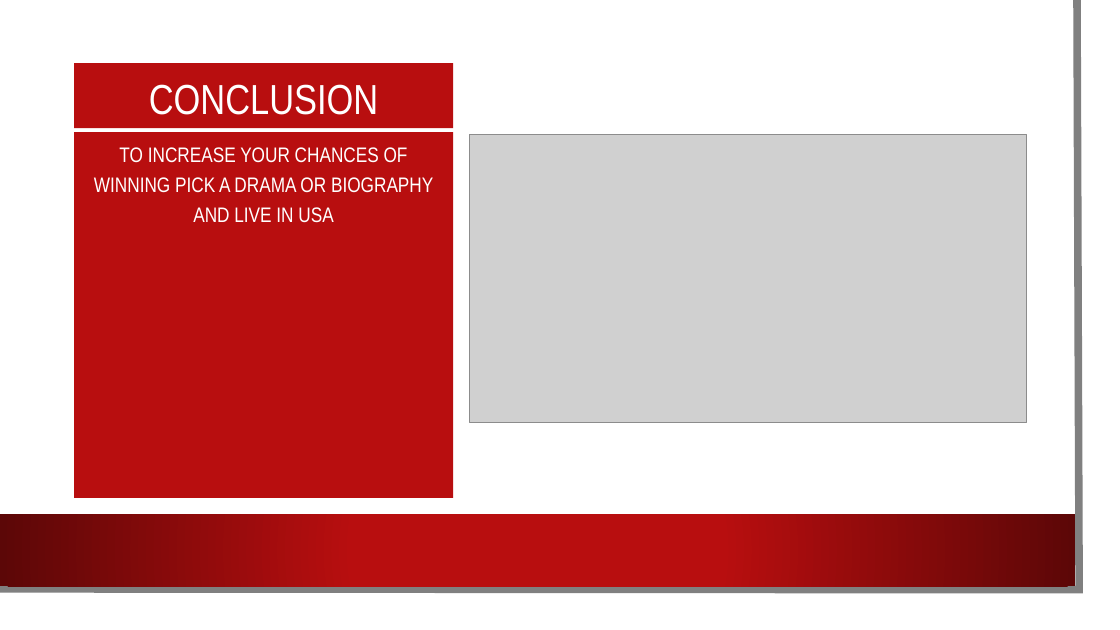
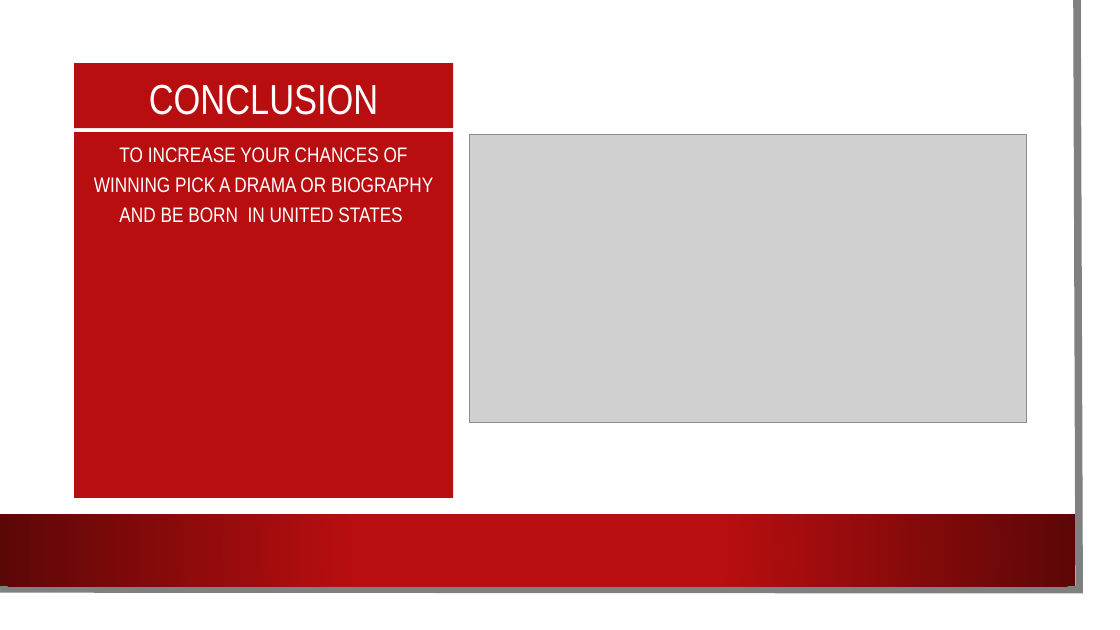
Before and after one commit to KLoretto/Project-two, a slide deck: slide 7 of Oscar Winners.pptx. Drawn at 1120x630 pixels with LibreOffice and Linux fonts; fonts in the diff are those of the drawing; grey boxes stand for pictures; background and template pictures are left out. Boxes give left, top, right and bottom in pixels: in the first picture for what was removed or moved away, otherwise in the second. Text is boxed around its words. In the diff, an @@ line names an element or a change of style, - is before the commit and + after.

Commit message:
Powerpoint

```diff
--- a/Oscar Winners.pptx
+++ b/Oscar Winners.pptx
@@ text at (x1=94, y1=147, x2=433, y2=223): text changed @@
-TO INCREASE YOUR CHANCES OF WINNING PICK A DRAMA OR BIOGRAPHY AND LIVE IN USA
+TO INCREASE YOUR CHANCES OF WINNING PICK A DRAMA OR BIOGRAPHY AND BE BORN IN UNITED STATES
```
